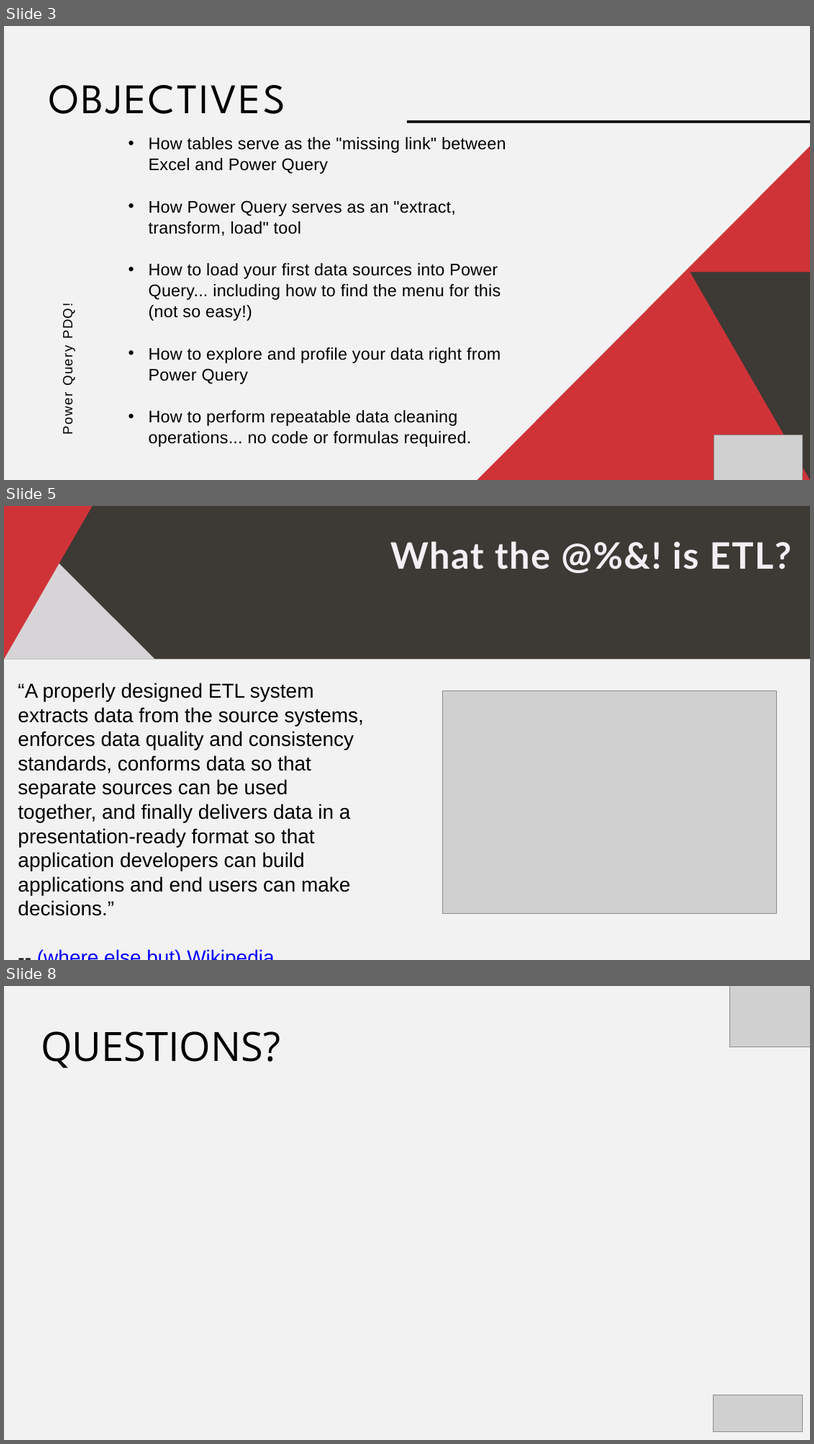
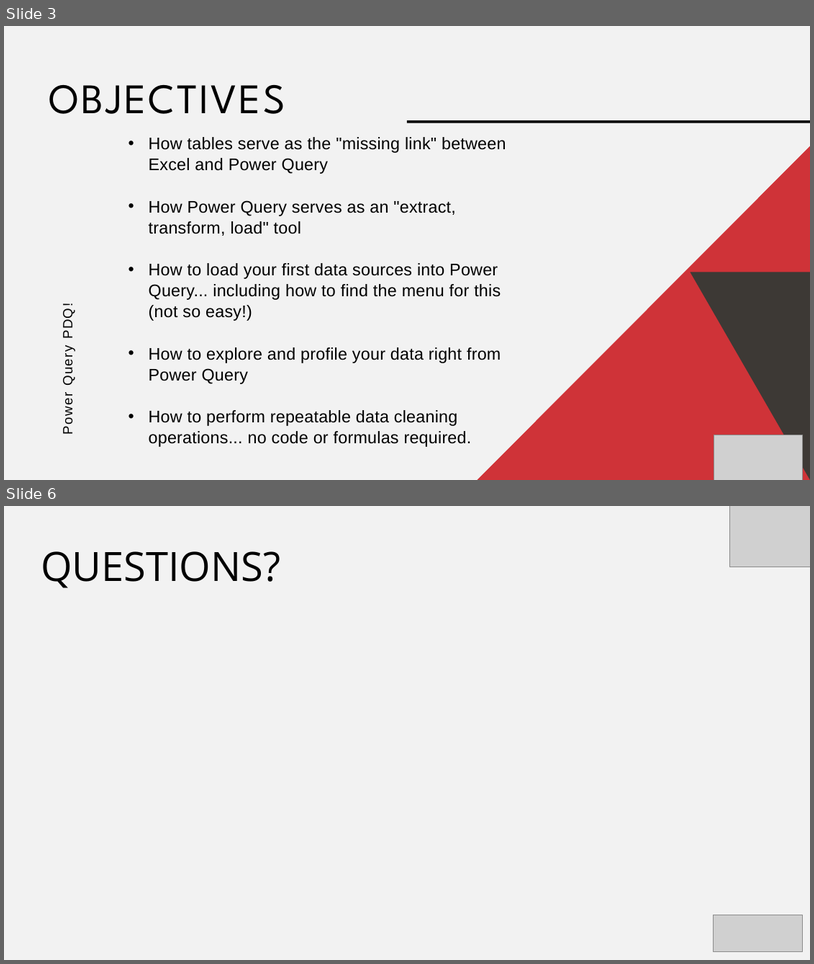
Before and after one commit to stringfestdata/pp-pdq, a slide deck: pp-pdq.pptx. Shown one above the other, each under a label of ours: slides 3, 5 and 8 before the commit, slides 3 and 6 after it; the slides between them are not shown. The pictures are 814x1444 and 814x964 pixels, drawn with LibreOffice and Linux fonts; fonts in the diff are those of the drawing; grey boxes stand for pictures. Boxes give left, top, right and bottom in pixels: in the first picture for what was removed or moved away, otherwise in the second. Text is boxed around its words. In the diff, an @@ line names an element or a change of style, - is before the commit and + after.

```diff
--- a/pp-pdq.pptx
+++ b/pp-pdq.pptx
@@ slide 5 removed at box(4, 506, 810, 960), background #F2F2F2 @@
@@ rectangle removed at box(4, 506, 810, 659) @@
@@ freeform shape removed at box(4, 508, 154, 659) @@
@@ freeform shape removed at box(4, 506, 97, 659) @@
@@ text removed at box(391, 541, 792, 569) @@
-What the @%&! is ETL?
@@ text removed at box(18, 682, 364, 916) @@
-“A properly designed ETL system extracts data from the source systems, enforces data quality and consistency standards, conforms data so that separate sources can be used together, and finally delivers data in a presentation-ready format so that application developers can build applications and end users can make decisions.”
--- (where else but) Wikipedia
@@ picture removed at box(442, 690, 777, 914) @@
@@ what was slide 8 is now slide 6 @@
```
Also in this commit, not shown: 1 slide changed, 2 slides added, 3 other slides removed.
